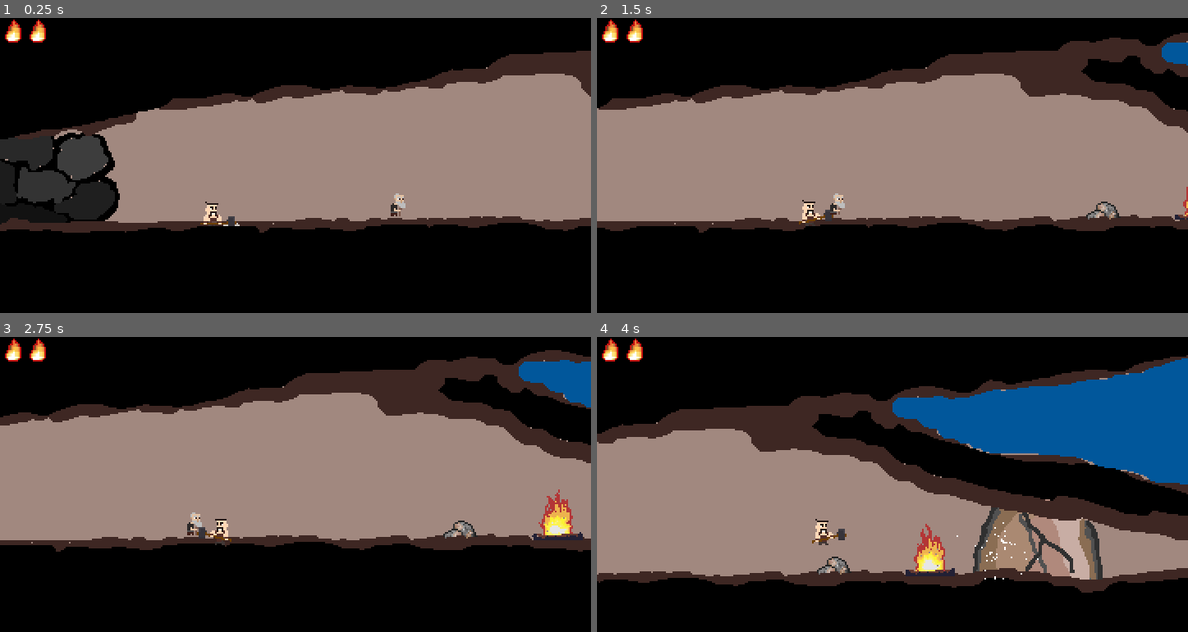
Above: before the commit, frames 1-4 (two rows, left to right).
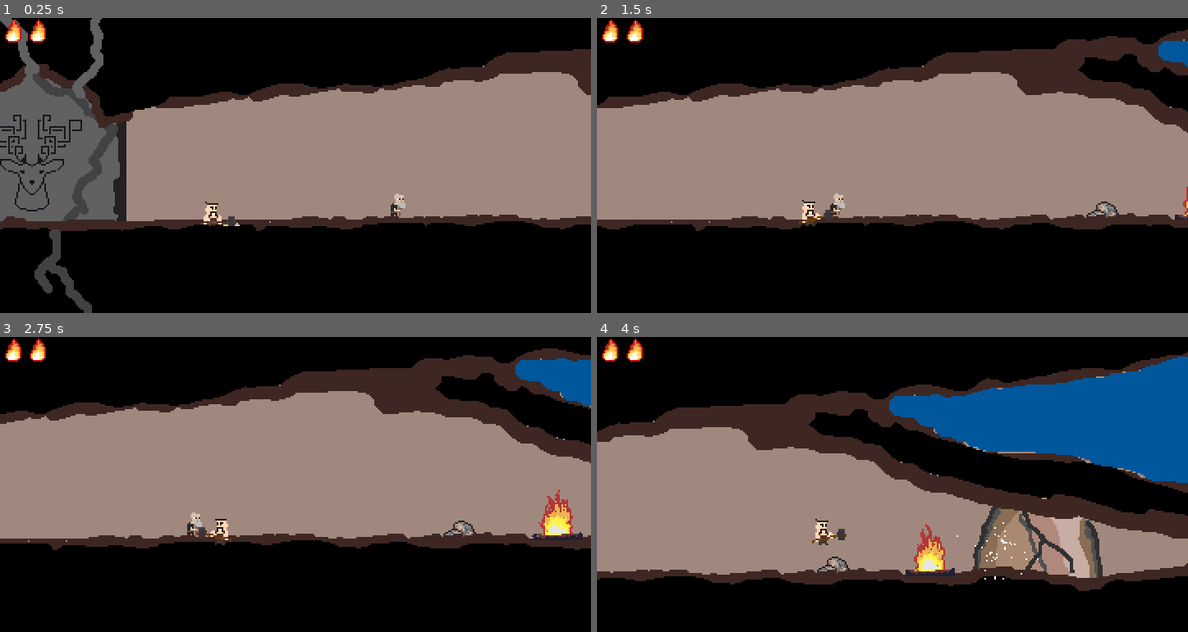
Above: after the commit, the same moments.

Repository: grapdega/deli-demir
Game: Godot game, scene res://sahneler/bolumler/bolum1.tscn
Two runs of this game, one before a commit and one after it. Both use one fixed random seed, a clock stepped at 60 frames per second and the inputs below.
Inputs:
- Up to frame 1 (0.25 s): no input
- Up to frame 2 (1.5 s): tap Enter (ui_accept) at 0.5, 0.77 s; hold Right (ui_right) from 0.53 s (still down)
- Up to frame 3 (2.75 s): tap Enter (ui_accept) at 1.52 s; release Right (ui_right) at 2.03 s; hold Left (ui_left) from 2.03 s (still down)
- Up to frame 4 (4 s): release Left (ui_left) at 2.78 s; hold Right (ui_right) from 2.78 s (still down); tap Enter (ui_accept) at 3.02, 3.77 s

The runs differ from the first frame. In frame 1, 13% of the frame differs, in the area x 0-100%, y 0-100%; in frame 2, 2.7%; in frame 3, 2.7%; in frame 4, 3.4%.

Commit message:
added assets and wall shake animation and geyikkk

Diff:
--- a/sahneler/bolumler/bolum1.tscn
+++ b/sahneler/bolumler/bolum1.tscn
@@ -1,6 +1,5 @@
-[gd_scene load_steps=31 format=3 uid="uid://bhys36eakasne"]
-
-[ext_resource type="Texture2D" uid="uid://b2ydfi5pt7wt2" path="res://kaynak/resim/bolum1.png" id="1_iwxlc"]
+[gd_scene load_steps=39 format=3 uid="uid://bhys36eakasne"]
+
 [ext_resource type="PackedScene" uid="uid://ciebyc4dfwf7a" path="res://sahneler/karakter/ateş.tscn" id="1_lsywx"]
 [ext_resource type="Script" uid="uid://biq8jplph61r8" path="res://sahneler/bolumler/bolum_1.gd" id="1_pcyvn"]
 [ext_resource type="PackedScene" uid="uid://qqwfi0hl7del" path="res://sahneler/oyuncu/oyuncu.tscn" id="2_qi8xi"]
@@ -11,15 +10,61 @@
 [ext_resource type="Texture2D" uid="uid://b2g8f36nenvpc" path="res://kaynak/resim/buhar-Sheet.png" id="8_upmh6"]
 [ext_resource type="Texture2D" uid="uid://cbef48ml7ikj0" path="res://kaynak/resim/dedem.png" id="9_upmh6"]
 [ext_resource type="PackedScene" uid="uid://brw6xw848q20" path="res://sahneler/karakter/partikül.tscn" id="11_lnn6d"]
+[ext_resource type="Texture2D" uid="uid://duivkmpvuyfd4" path="res://kaynak/resim/bolum1-1.png" id="11_mw3pi"]
+[ext_resource type="Texture2D" uid="uid://co6fmltko7gsq" path="res://kaynak/resim/geyikkkduvar-Sheet.png" id="12_dpkck"]
+[ext_resource type="Texture2D" uid="uid://cjv5b5y73v6uf" path="res://kaynak/resim/bolum1-2.png" id="13_g78fp"]
+
+[sub_resource type="AtlasTexture" id="AtlasTexture_pexas"]
+atlas = ExtResource("12_dpkck")
+region = Rect2(0, 0, 128, 128)
+
+[sub_resource type="AtlasTexture" id="AtlasTexture_mhnoc"]
+atlas = ExtResource("12_dpkck")
+region = Rect2(128, 0, 128, 128)
+
+[sub_resource type="AtlasTexture" id="AtlasTexture_ns8hy"]
+atlas = ExtResource("12_dpkck")
+region = Rect2(256, 0, 128, 128)
+
+[sub_resource type="AtlasTexture" id="AtlasTexture_t5vvo"]
+atlas = ExtResource("12_dpkck")
+region = Rect2(384, 0, 128, 128)
+
+[sub_resource type="AtlasTexture" id="AtlasTexture_xc2bk"]
+atlas = ExtResource("12_dpkck")
+region = Rect2(512, 0, 128, 128)
+
+[sub_resource type="SpriteFrames" id="SpriteFrames_pd2sg"]
+animations = [{
+"frames": [{
+"duration": 1.0,
+"texture": SubResource("AtlasTexture_pexas")
+}, {
+"duration": 1.0,
+"texture": SubResource("AtlasTexture_mhnoc")
+}, {
+"duration": 1.0,
+"texture": SubResource("AtlasTexture_ns8hy")
+}, {
+"duration": 1.0,
+"texture": SubResource("AtlasTexture_t5vvo")
+}, {
+"duration": 1.0,
+"texture": SubResource("AtlasTexture_xc2bk")
+}],
+"loop": false,
+"name": &"default",
+"speed": 10.0
+}]
+
+[sub_resource type="RectangleShape2D" id="RectangleShape2D_iwxlc"]
+size = Vector2(55, 51)
 
 [sub_resource type="RectangleShape2D" id="RectangleShape2D_lnn6d"]
 size = Vector2(35, 55.5)
 
 [sub_resource type="RectangleShape2D" id="RectangleShape2D_lsywx"]
 size = Vector2(647.5, 13)
-
-[sub_resource type="RectangleShape2D" id="RectangleShape2D_iwxlc"]
-size = Vector2(55, 51)
 
 [sub_resource type="AtlasTexture" id="AtlasTexture_lsywx"]
 atlas = ExtResource("3_qi8xi")
@@ -147,7 +192,21 @@
 
 [node name="arkaplan" type="Sprite2D" parent="."]
 position = Vector2(267, 60)
-texture = ExtResource("1_iwxlc")
+texture = ExtResource("11_mw3pi")
+
+[node name="komur" type="StaticBody2D" parent="." groups=["kömür"]]
+
+[node name="AnimatedSprite2D" type="AnimatedSprite2D" parent="komur"]
+position = Vector2(13, 99)
+sprite_frames = SubResource("SpriteFrames_pd2sg")
+
+[node name="CollisionShape2D" type="CollisionShape2D" parent="komur"]
+position = Vector2(47, 100)
+shape = SubResource("RectangleShape2D_iwxlc")
+
+[node name="arkaplan2" type="Sprite2D" parent="."]
+position = Vector2(265, 59)
+texture = ExtResource("13_g78fp")
 
 [node name="Oyuncu" parent="." instance=ExtResource("2_qi8xi")]
 position = Vector2(132, 119)
@@ -164,12 +223,6 @@
 [node name="CollisionShape2D" type="CollisionShape2D" parent="zemin"]
 position = Vector2(323, 135)
 shape = SubResource("RectangleShape2D_lsywx")
-
-[node name="komur" type="StaticBody2D" parent="." groups=["kömür"]]
-
-[node name="CollisionShape2D" type="CollisionShape2D" parent="komur"]
-position = Vector2(47, 100)
-shape = SubResource("RectangleShape2D_iwxlc")
 
 [node name="atas" type="StaticBody2D" parent="." groups=["ataş"]]
 position = Vector2(463, 110)
--- a/sahneler/bolumler/bolum_1.gd
+++ b/sahneler/bolumler/bolum_1.gd
@@ -20,6 +20,7 @@
 func mine():
 	for mine in $Oyuncu.near_mob:
 		if mine.is_in_group("kömür"):
+			$komur/AnimatedSprite2D.play()
 			komur += 1
 			if komur >= 5:
 				komur = 5
--- a/sahneler/oyuncu/oyuncu.gd
+++ b/sahneler/oyuncu/oyuncu.gd
@@ -36,8 +36,8 @@
 	# Add the gravity.
 	if shake_timeout > 0:
 		shake_timeout -= delta*10
-		$kamera.position.x = cam_x + randi_range(-2,2)
-		$kamera.position.y = cam_y + randi_range(-2,2)
+		$kamera.position.x = cam_x + randi_range(-1,1)
+		$kamera.position.y = cam_y + randi_range(-1,1)
 	else:
 		$kamera.position.x = cam_x
 		$kamera.position.y = cam_y
Binary file added: kaynak/resim/bolum1-1.png
Not shown, added: kaynak/resim/bolum1-1.png.import
Binary file added: kaynak/resim/bolum1-2.png
Not shown, added: kaynak/resim/bolum1-2.png.import
Binary file changed: kaynak/resim/bolum1.png
Binary file added: kaynak/resim/geyikkkduvar-Sheet.png
Not shown, added: kaynak/resim/geyikkkduvar-Sheet.png.import
